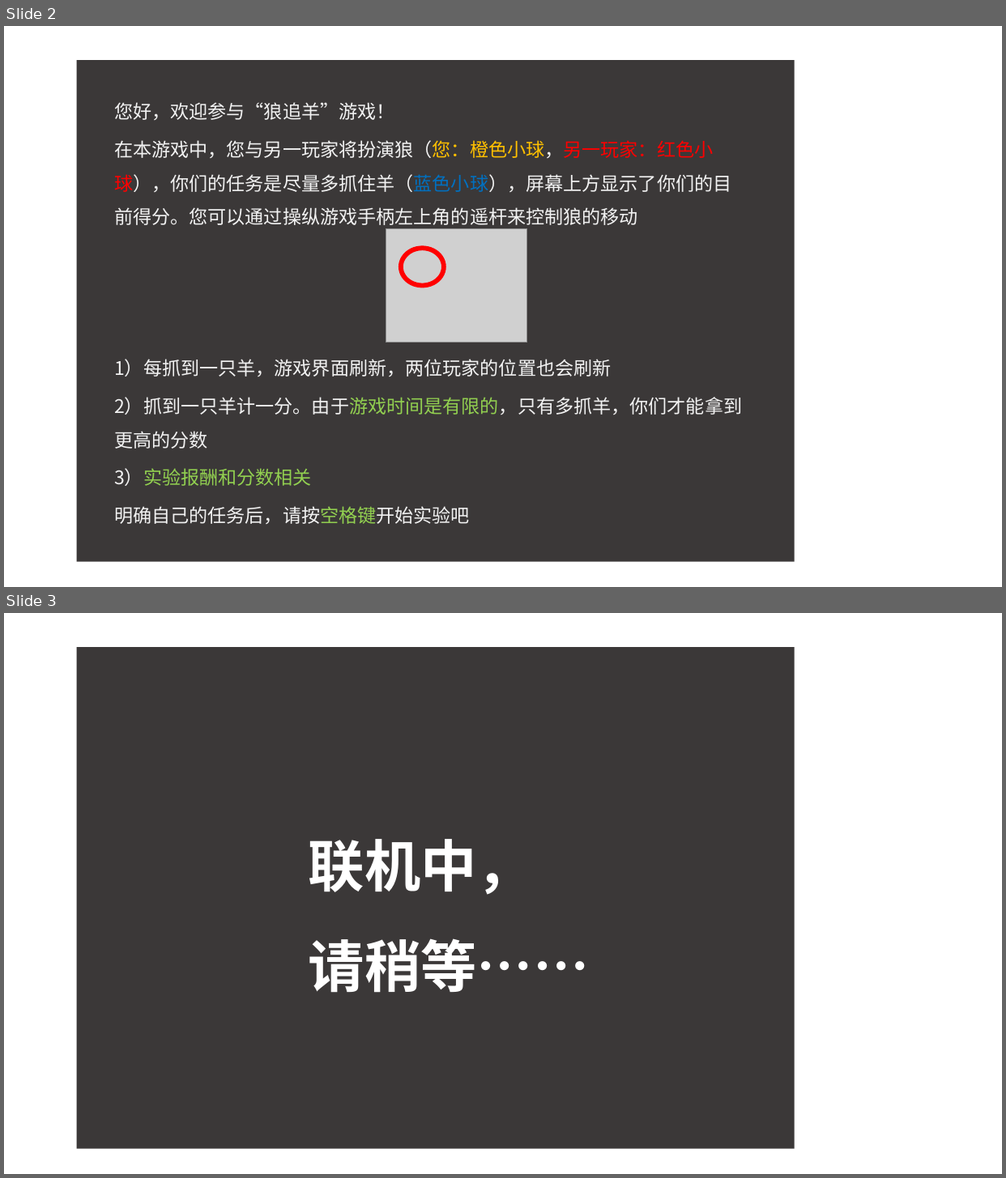
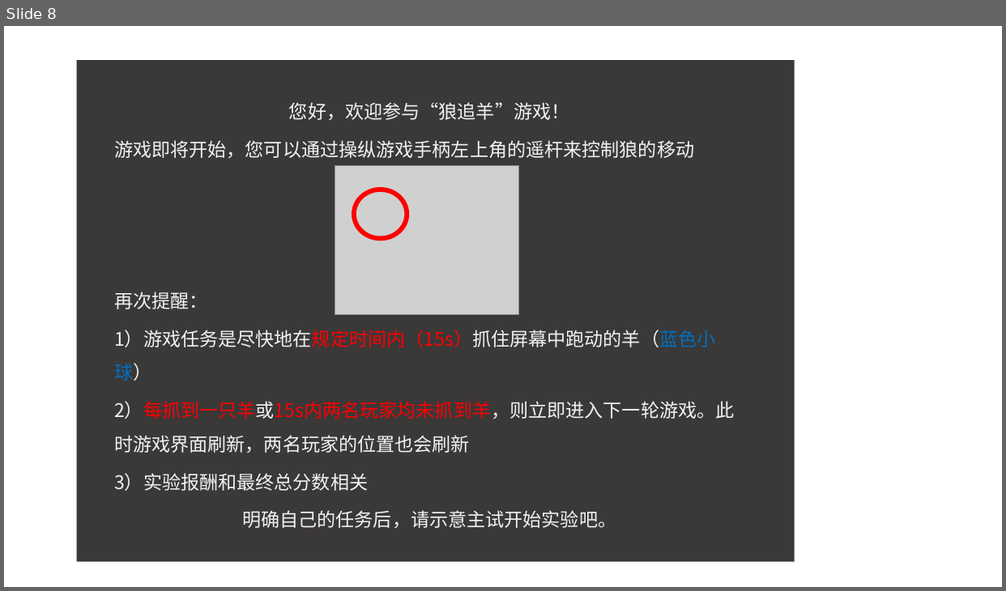
Before and after one commit to ChenyaGu/imagineWeCooperation, a slide deck: pictures/introduction.pptx. Shown one above the other, each under a label of ours: slides 2 and 3 before the commit, slide 8 after it. The pictures are 1006x1178 and 1006x591 pixels, drawn with LibreOffice and Linux fonts; fonts in the diff are those of the drawing; grey boxes stand for pictures. Boxes give left, top, right and bottom in pixels: in the first picture for what was removed or moved away, otherwise in the second. Text is boxed around its words. In the diff, an @@ line names an element or a change of style, - is before the commit and + after.

```diff
--- a/pictures/introduction.pptx
+++ b/pictures/introduction.pptx
@@ slide 3 removed at bbox=[4, 613, 1002, 1174], background #FFFFFF @@
@@ rectangle removed at bbox=[77, 648, 795, 1150] @@
-            联机中，
-            请稍等……
@@ what was slide 2 is now slide 8 @@
@@ slide 8 changed as well @@
@@ text at bbox=[289, 102, 569, 120]: alignment left to centre @@
@@ text at bbox=[114, 140, 734, 528]: text changed @@
-在本游戏中，您与另一玩家将扮演狼（您：橙色小球，另一玩家：红色小球），你们的任务是尽量多抓住羊（蓝色小球），屏幕上方显示了你们的目前得分。您可以通过操纵游戏手柄左上角的遥杆来控制狼的移动
-1）每抓到一只羊，游戏界面刷新，两位玩家的位置也会刷新
-2）抓到一只羊计一分。由于游戏时间是有限的，只有多抓羊，你们才能拿到更高的分数
-3）实验报酬和分数相关
-明确自己的任务后，请按空格键开始实验吧
+游戏即将开始，您可以通过操纵游戏手柄左上角的遥杆来控制狼的移动
+再次提醒：
+1）游戏任务是尽快地在规定时间内（15s）抓住屏幕中跑动的羊（蓝色小球）
+2）每抓到一只羊或15s内两名玩家均未抓到羊，则立即进入下一轮游戏。此时游戏界面刷新，两名玩家的位置也会刷新
+3）实验报酬和最终总分数相关
+明确自己的任务后，请示意主试开始实验吧。
@@ picture: place and size @@
-picture at bbox=[386, 228, 526, 343]
+picture at bbox=[335, 165, 519, 314]
@@ ellipse: place and size @@
-ellipse at bbox=[401, 248, 444, 286]
+ellipse at bbox=[354, 190, 407, 238]
```
Also in this commit, not shown: 4 other slides changed, 5 slides added, 22 other files.
